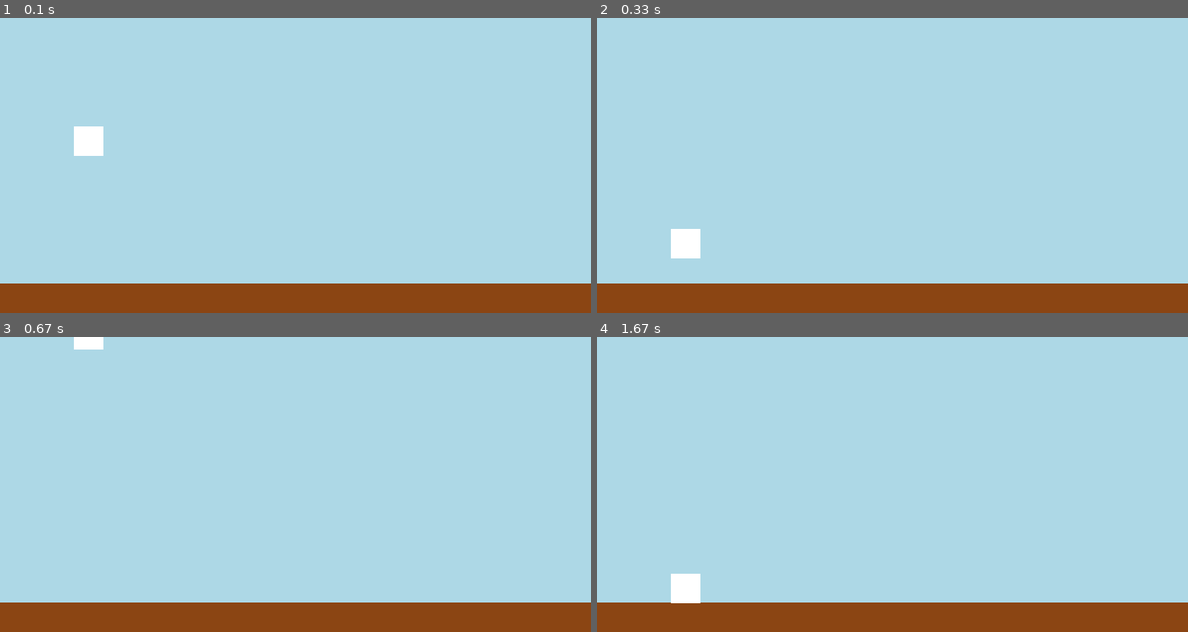
Above: before the commit, frames 1-4 (two rows, left to right).
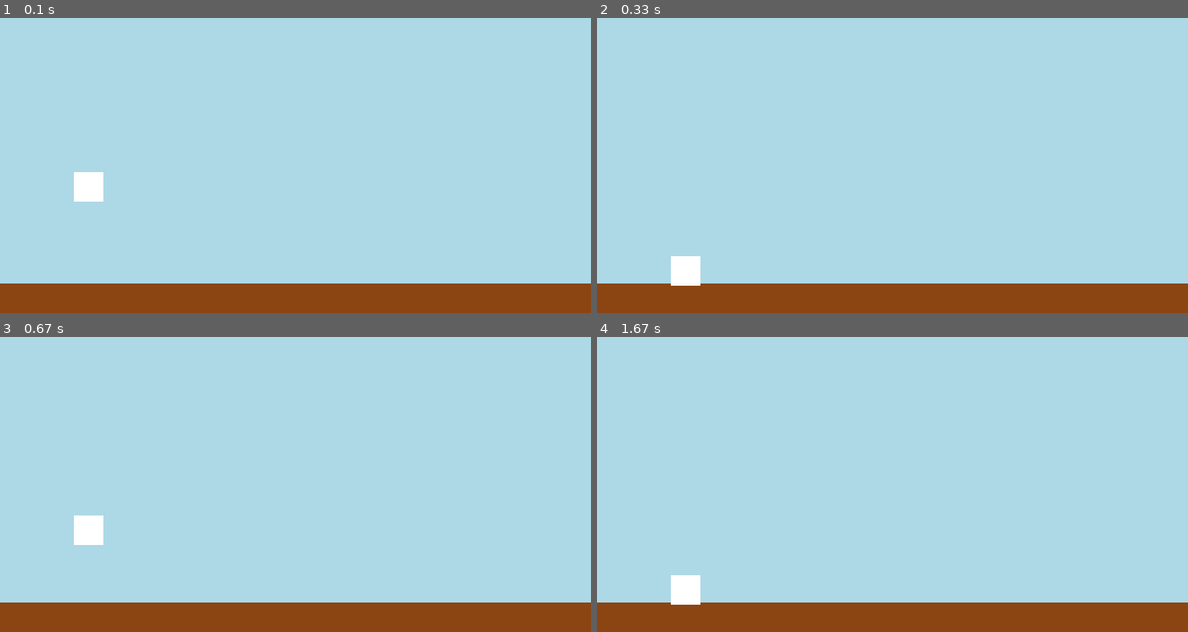
Above: after the commit, the same moments.

Repository: Emmvnu3l/Game-dash-pygame
Game: pygame game, started from main.py
The game is run twice, just before and just after one commit, with the same random seed, the same clock (stepped at 60 frames per second) and the same inputs.
Inputs:
- Up to frame 1 (0.1 s): no input
- Up to frame 2 (0.33 s): no input
- Up to frame 3 (0.67 s): tap A at 0.33 s
- Up to frame 4 (1.67 s): no input

The runs differ from the first frame. In frame 1, 1.0% of the frame differs, in the area x 12-18%, y 36-63%; in frame 2, 0.9%; in frame 3, 0.7%; in frame 4, less than 0.1%.

Commit message:
clase10. restriccion de salto

Diff:
--- a/game/config.py
+++ b/game/config.py
@@ -12,4 +12,4 @@
 WIDTH_PLAYER = 40
 HEIGHT_PLAYER = 40
 
-PLAYER_GRAV = 0.6
+PLAYER_GRAV = 1.8
--- a/game/player.py
+++ b/game/player.py
@@ -17,19 +17,26 @@
         self.pos_y = self.rect.bottom
         self.vel_y = 0
 
+        ##validación de salto c10
+        self.can_jump= False
+
+
     #metodo para que el player no sobrepase la plataforma
     def validation_plataform(self, platform):
         result = pygame.sprite.collide_rect(self,platform)
         if result:
             self.pos_y = platform.rect.top
             self.vel_y = 0
+            self.can_jump = True
 
     def jump(self):
-        self.vel_y = -23
+        if self.can_jump == True:
+            self.vel_y = -23
+            self.can_jump = False
 
     def update_pos(self):
         self.vel_y += PLAYER_GRAV   # aplicamos gravedad a la velocidad
-        self.pos_y += self.vel_y
+        self.pos_y += self.vel_y  + 0.5 * PLAYER_GRAV
 
 
 
